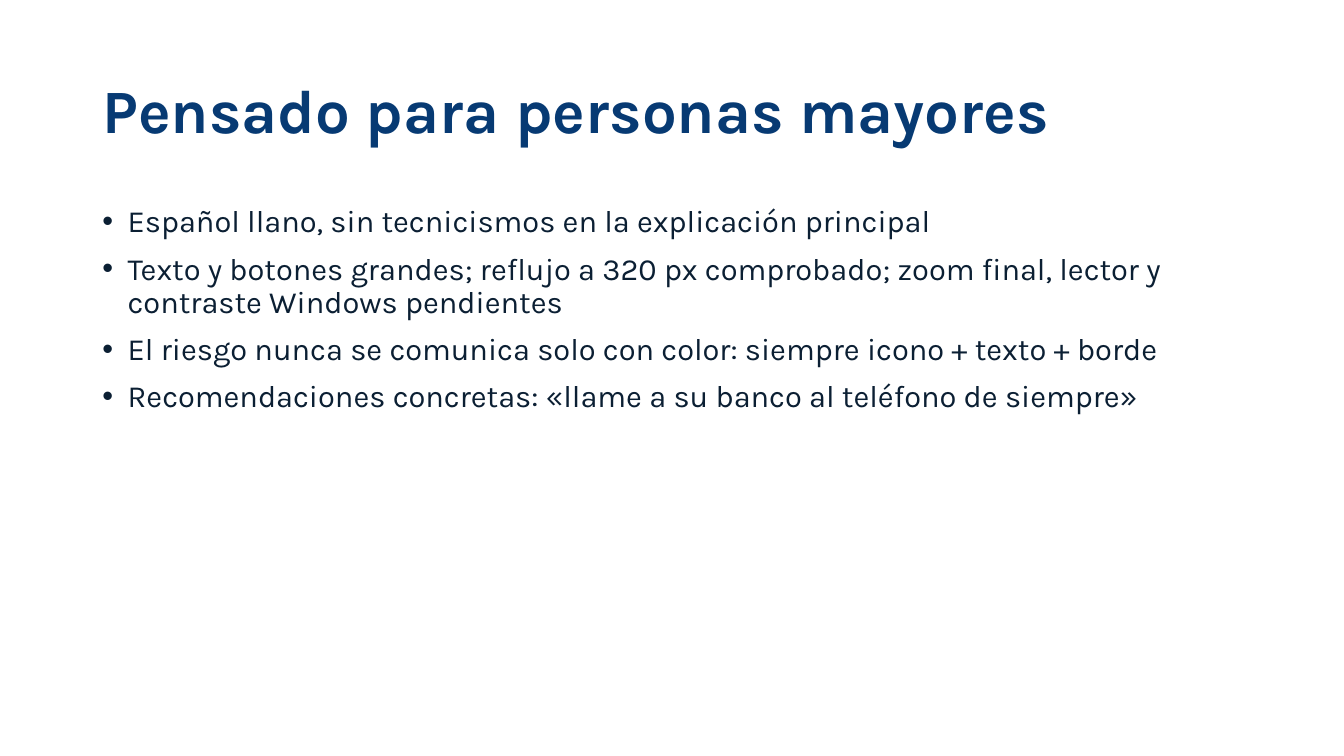
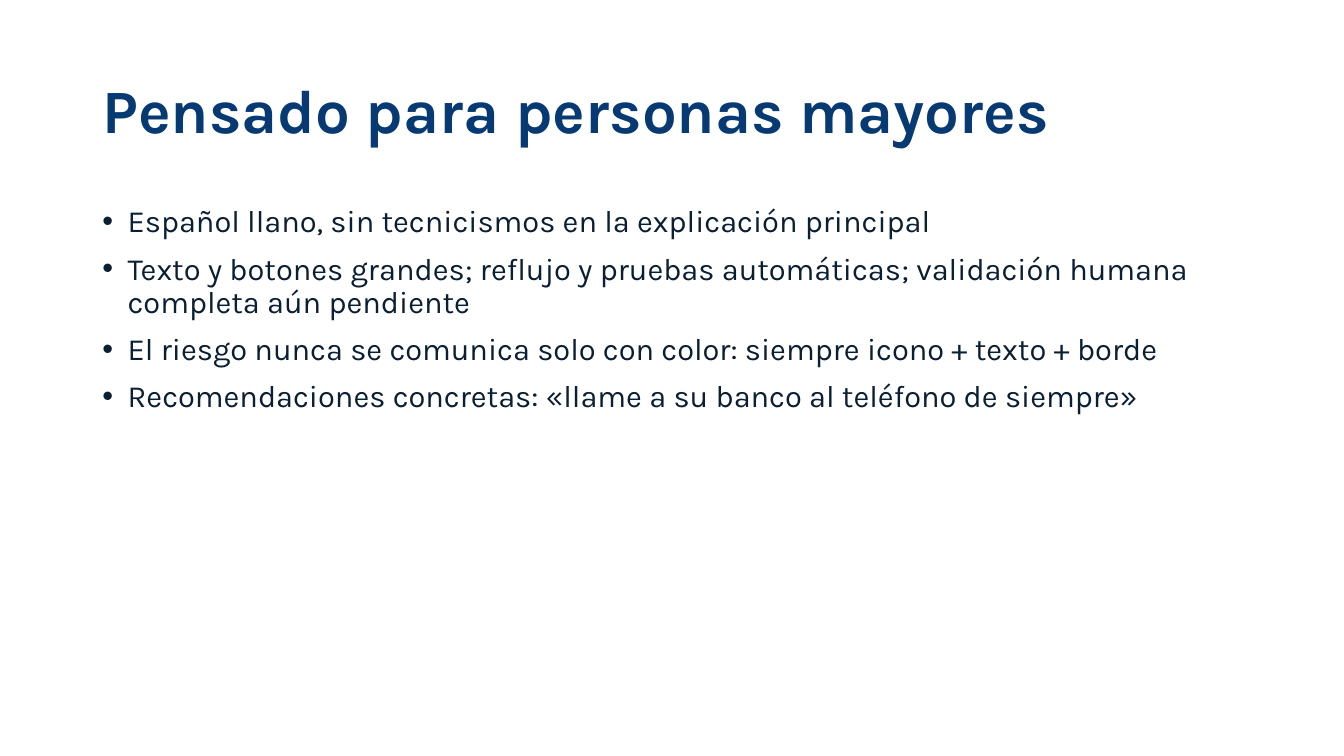
Before and after one commit to diegoalmajano/hackaton-finance-antifraude, a slide deck: slide 7 of docs/entrega/Presentacion_Asistente_Antifraude.pptx. Drawn at 1344x756 pixels with LibreOffice and Linux fonts; fonts in the diff are those of the drawing. Boxes give left, top, right and bottom in pixels: in the first picture for what was removed or moved away, otherwise in the second. Text is boxed around its words. In the diff, an @@ line names an element or a change of style, - is before the commit and + after.

```diff
--- a/docs/entrega/Presentacion_Asistente_Antifraude.pptx
+++ b/docs/entrega/Presentacion_Asistente_Antifraude.pptx
@@ text at [128, 256, 1187, 321]: text changed @@
-• Texto y botones grandes; reflujo a 320 px comprobado; zoom final, lector y contraste Windows pendientes
+• Texto y botones grandes; reflujo y pruebas automáticas; validación humana completa aún pendiente
```
Also in this commit, not shown: 3 other slides changed, 25 other files.
